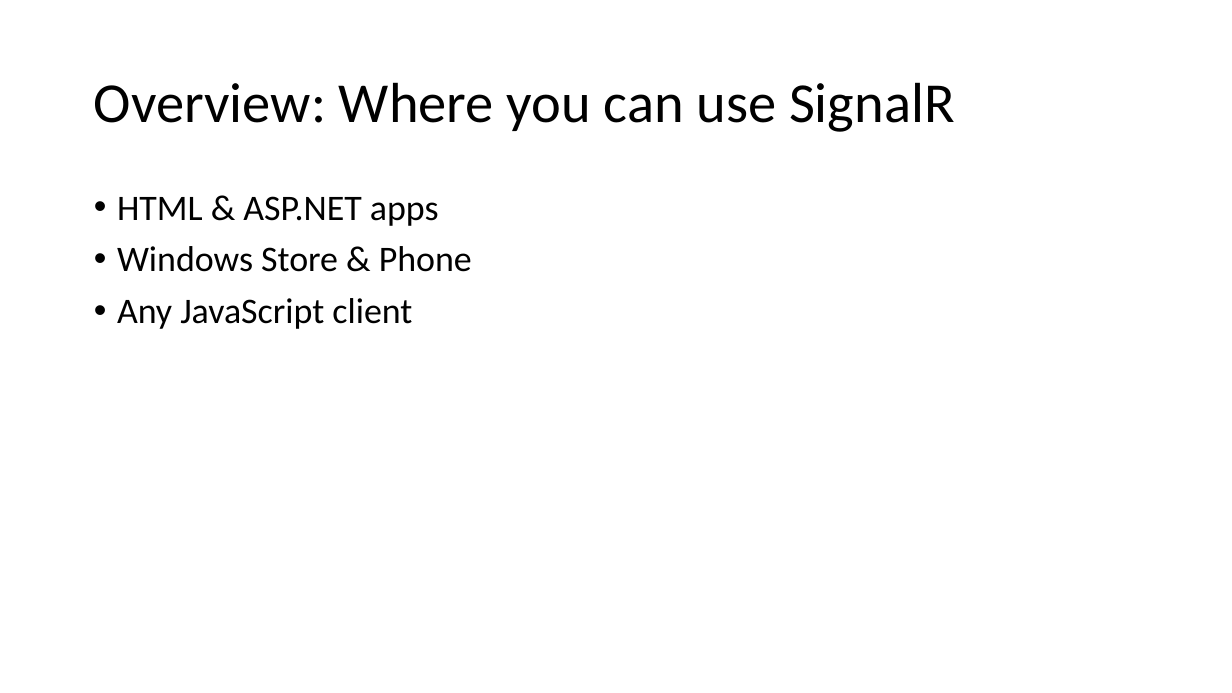
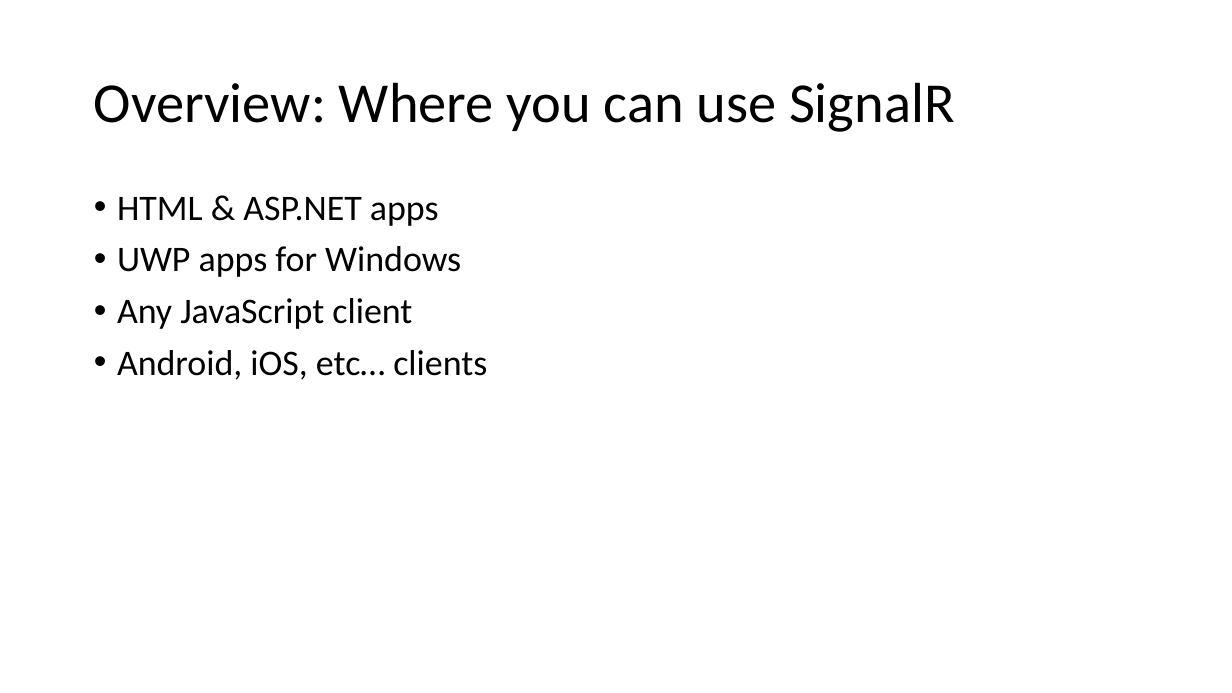
Before and after one commit to BionStt/presentations-2, a slide deck: slide 6 of Build Real Time Software with SignalR.pptx (slide 7 before the commit). Drawn at 1232x693 pixels with LibreOffice and Linux fonts; fonts in the diff are those of the drawing. Boxes give left, top, right and bottom in pixels: in the first picture for what was removed or moved away, otherwise in the second. Text is boxed around its words. In the diff, an @@ line names an element or a change of style, - is before the commit and + after.

Commit message:
Core SignalR updates

```diff
--- a/Build Real Time Software with SignalR.pptx
+++ b/Build Real Time Software with SignalR.pptx
@@ text at box(117, 246, 461, 277): text changed @@
-• Windows Store & Phone
+• UWP apps for Windows
@@ text at box(117, 350, 487, 380): paragraph added @@
+• Android, iOS, etc… clients
```
Also in this commit, not shown: 11 other slides changed, 6 slides added, 6 slides removed.
